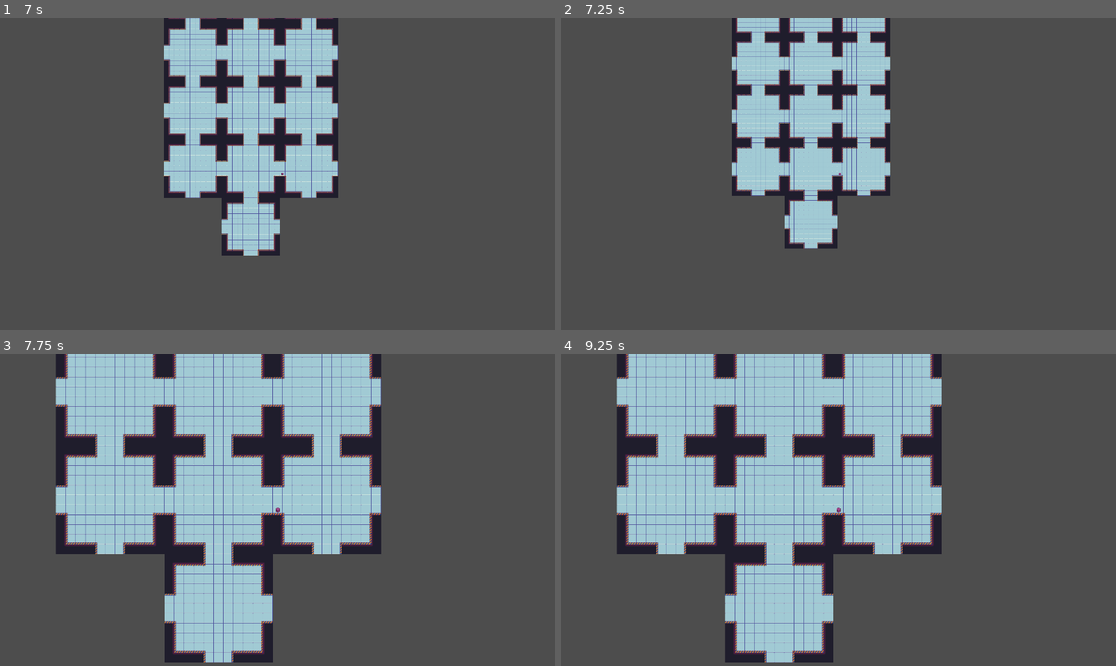
Above: before the commit, frames 1-4 (two rows, left to right).
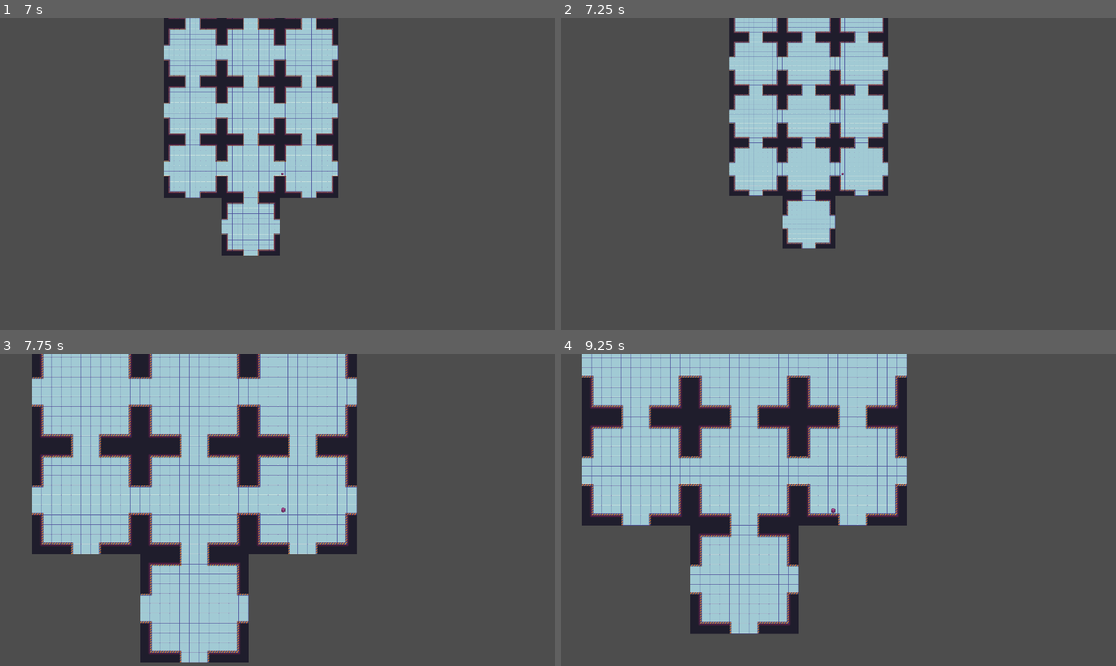
Above: after the commit, the same moments.

Repository: HotBurgi/a-cubes-journey
Game: Godot game, scene res://Scenes/Origin.tscn
Same seed, same stepped clock (60 frames per second), same inputs: the game is played once before the commit and once after it.
Inputs:
- Up to frame 1 (7 s): tap Enter at 0.5 s; hold E (zoom_in) 0.53-1.28 s; hold W (ui_up) 0.53-2.03 s; tap Q (zoom_out) every 1.5 s from 1.35 to 5.85 s; hold E (zoom_in) 2.03-2.78 s; hold A (ui_left) 2.03-3.53 s; hold S (ui_down) 3.53-4.28 s; hold E (zoom_in) 3.53-4.28 s; hold D (ui_right) 4.28-5.03 s; hold W (ui_up) 5.03-5.78 s; hold E (zoom_in) 5.03-5.78 s; hold D (ui_right) from 5.78 s (still down); hold E (zoom_in) from 6.53 s (still down)
- Up to frame 2 (7.25 s): keep holding D (ui_right); keep holding E (zoom_in)
- Up to frame 3 (7.75 s): keep holding D (ui_right); release E (zoom_in) at 7.28 s; tap Q (zoom_out) at 7.35 s
- Up to frame 4 (9.25 s): release D (ui_right) at 8.03 s; hold S (ui_down) 8.03-8.78 s; hold E (zoom_in) 8.03-8.78 s; hold A (ui_left) from 8.78 s (still down); tap Q (zoom_out) at 8.85 s

Frame 1 is identical in both runs. In frame 2, 3.6% of the frame differs, in the area x 30-60%, y 0-74%; in frame 3, 24%; in frame 4, 33%, in the area x 3-69%, y 0-99%.
Error before the commit: Invalid access of index '5' on a base object of type: 'Array'. (res://scripts/player.gd:49)

Commit message:
YEAHHHHH ITS FIXEDAAAAA

Diff:
--- a/cubes-jurney/scripts/global_variables.gd
+++ b/cubes-jurney/scripts/global_variables.gd
@@ -22,6 +22,19 @@
 
 # 0 pavimento, 1 muri, 2 porte # 9 kanye 8 south 7 east 6 north
 var maps = [
+	[ # map 0
+	[1, 1, 1, 1, 9, 9, 9, 1, 1, 1, 1],
+	[1, 0, 0, 0, 0, 0, 0, 0, 0, 0, 1],
+	[1, 0, 0, 0, 0, 0, 0, 0, 0, 0, 1],
+	[1, 0, 0, 0, 0, 0, 0, 0, 0, 0, 1],
+	[6, 0, 0, 0, 0, 0, 0, 0, 0, 0, 8],
+	[6, 0, 0, 0, 0, 0, 0, 0, 0, 0, 8],
+	[6, 0, 0, 0, 0, 0, 0, 0, 0, 0, 8],
+	[1, 0, 0, 0, 0, 0, 0, 0, 0, 0, 1],
+	[1, 0, 0, 0, 0, 0, 0, 0, 0, 0, 1],
+	[1, 0, 0, 0, 0, 0, 0, 0, 0, 0, 1],
+	[1, 1, 1, 1, 7, 7, 7, 1, 1, 1, 1]
+	],
 	[ # map 1
 	[1, 1, 1, 1, 9, 9, 9, 1, 1, 1, 1],
 	[1, 0, 0, 0, 0, 0, 0, 0, 0, 0, 1],
--- a/cubes-jurney/scripts/player.gd
+++ b/cubes-jurney/scripts/player.gd
@@ -45,13 +45,13 @@
 
 	position += movement
 	curr_tile = map[rel_pos.x][rel_pos.y]
-	print(curr_room)
 	var map = GlobalVariables.maps[GlobalVariables.MAP[curr_room.x][curr_room.y]] # Where tf does 5 come from, even printing shows regular values
 	wait_timer -= delta
 
 func checkCollision(x, y):
 	x = int(x) % 11
 	y = int(y) % 11
+
 	map = GlobalVariables.maps[GlobalVariables.MAP[curr_room.x][curr_room.y]]
 	# check collision
 	if(map[x][y] != 0 and !(map[x][y] >= 6 and map[x][y] <= 9)):
